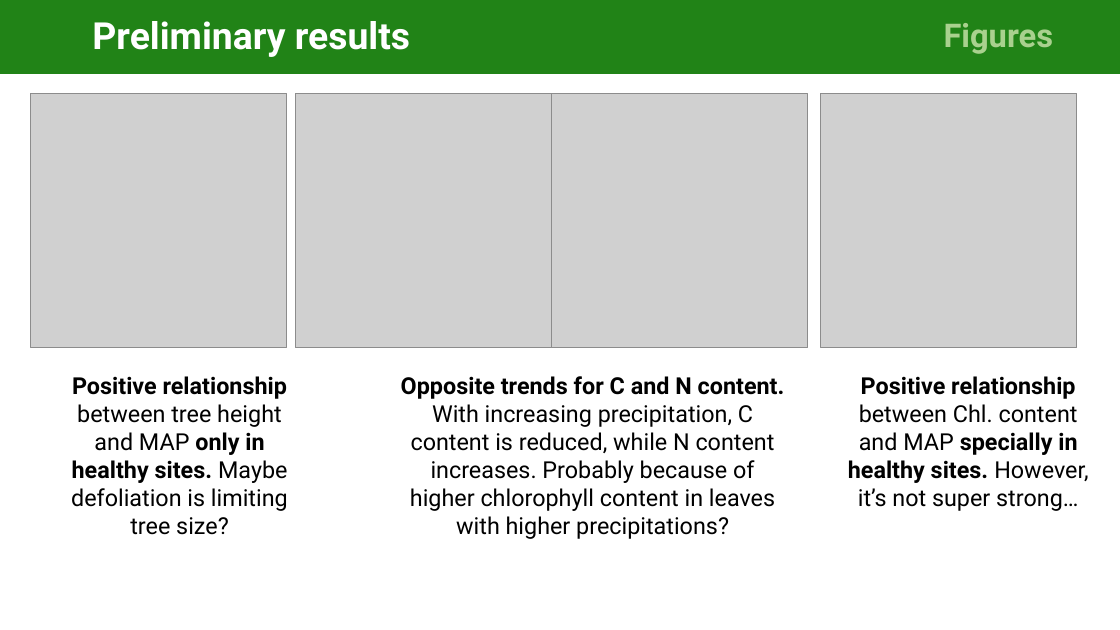
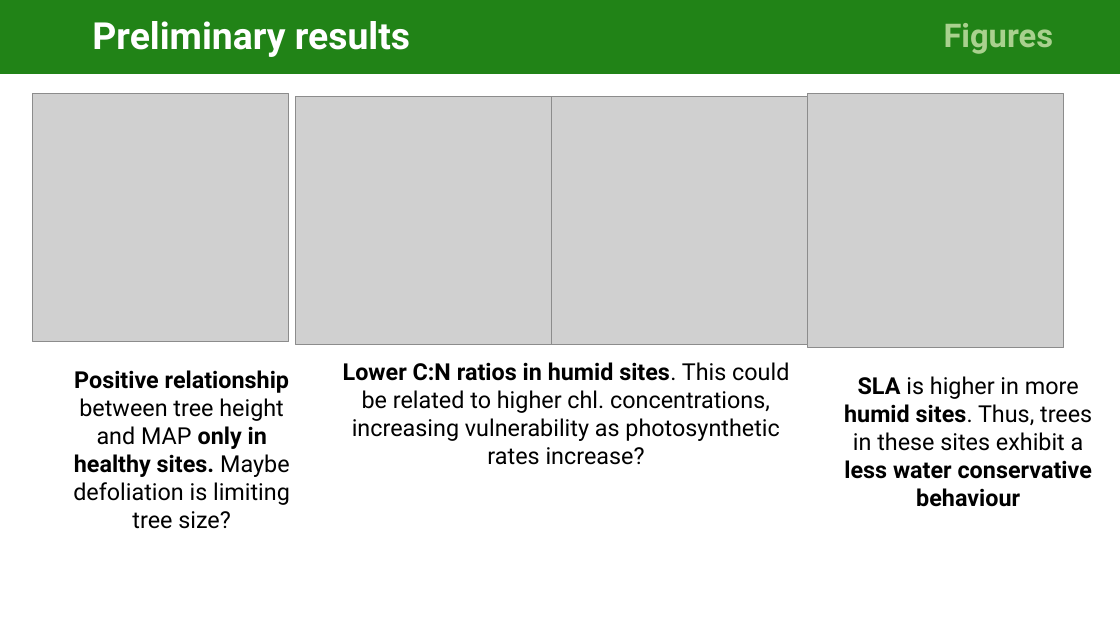
Before and after one commit to cris-fernandez/Tesis_Individuo, a slide deck: slide 23 of 06_ppts/exploratory_analysis_figures_v2-CFB.pptx (slide 21 before the commit). Drawn at 1120x630 pixels with LibreOffice and Linux fonts; fonts in the diff are those of the drawing; grey boxes stand for pictures. Boxes give left, top, right and bottom in pixels: in the first picture for what was removed or moved away, otherwise in the second. Text is boxed around its words. In the diff, an @@ line names an element or a change of style, - is before the commit and + after.

```diff
--- a/06_ppts/exploratory_analysis_figures_v2-CFB.pptx
+++ b/06_ppts/exploratory_analysis_figures_v2-CFB.pptx
@@ picture: place and size @@
-picture at [30, 93, 287, 348]
+picture at [33, 93, 289, 342]
@@ picture: place and size @@
-picture at [296, 93, 552, 348]
+picture at [296, 96, 552, 344]
@@ picture: place and size @@
-picture at [552, 93, 808, 348]
+picture at [552, 96, 808, 344]
@@ picture: place and size @@
-picture at [821, 93, 1077, 348]
+picture at [807, 93, 1064, 348]
@@ text "Positive relationship between tree height ...": place and size @@
-text "Positive relationship between tree height ..." at [71, 376, 288, 535]
+text "Positive relationship between tree height ..." at [73, 370, 290, 529]
@@ text added at [343, 362, 789, 465], 20 pt, text #000000 @@
+  Lower C:N ratios in humid sites. This could be related to higher chl. concentrations, increasing vulnerability as photosynthetic rates increase?
@@ text removed at [401, 376, 785, 539] @@
-  Opposite trends for C and N content. With increasing precipitation, C content is reduced, while N content increases. Probably because of higher chlorophyll content in leaves with higher precipitations?
@@ text at [844, 376, 1092, 507]: text changed @@
-  Positive relationship between Chl. content and MAP specially in healthy sites. However, it’s not super strong…
+  SLA is higher in more humid sites. Thus, trees in these sites exhibit a less water conservative behaviour
```
Also in this commit, not shown: 4 other slides changed, 6 slides added, 2 slides removed.
